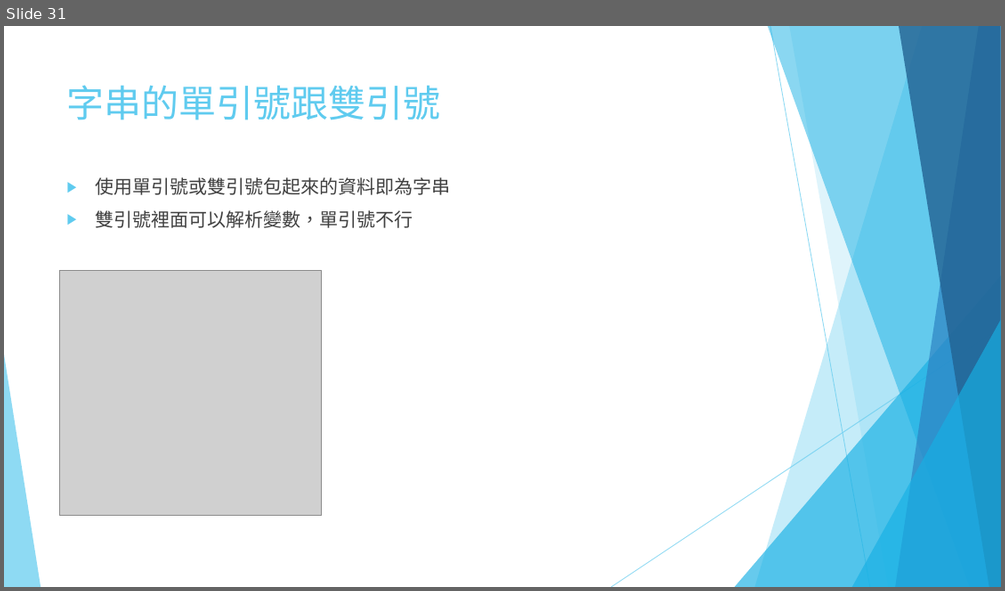
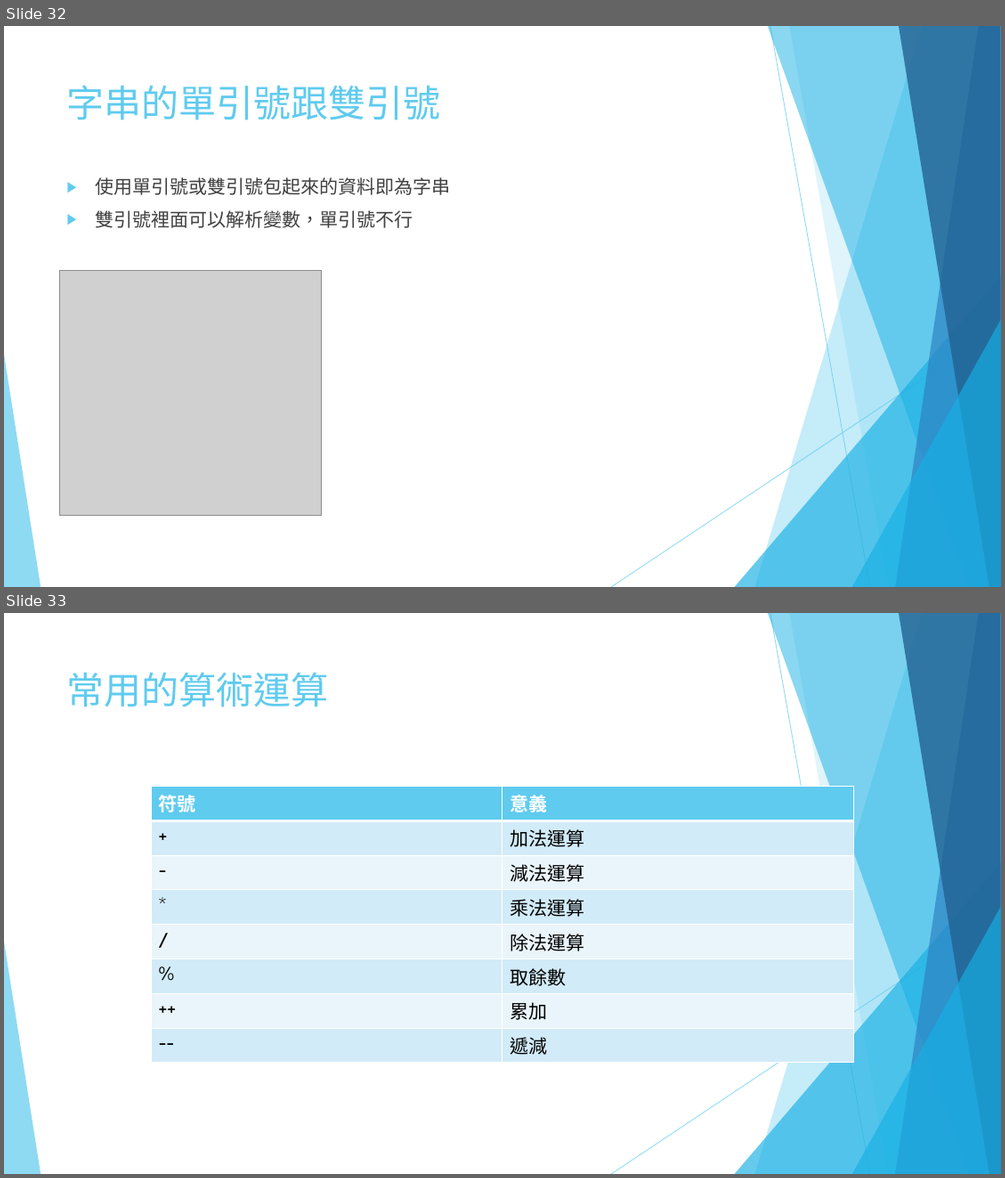
Before and after one commit to 10994015/phpmysqlppt, a slide deck: 01.pptx. Shown one above the other, each under a label of ours: slide 31 before the commit, slides 32 and 33 after it. The pictures are 1005x591 and 1005x1178 pixels, drawn with LibreOffice and Linux fonts; fonts in the diff are those of the drawing; grey boxes stand for pictures. Boxes give left, top, right and bottom in pixels: in the first picture for what was removed or moved away, otherwise in the second. Text is boxed around its words. In the diff, an @@ line names an element or a change of style, - is before the commit and + after.

```diff
--- a/01.pptx
+++ b/01.pptx
@@ slide 33 added at (4, 613, 1001, 1174), background #FFFFFF; not listed: 10 template elements that a slide beside it also shows @@
@@ title added at (67, 672, 329, 707), 36 pt, text #5FCBEF @@
+常用的算術運算
@@ table added at (152, 786, 854, 1058), 8 rows, 2 columns @@
+符號 | 意義
++ | 加法運算
+- | 減法運算
+* | 乘法運算
+/ | 除法運算
+% | 取餘數
+++ | 累加
+-- | 遞減
@@ what was slide 31 is now slide 32 @@
```
Also in this commit, not shown: 19 other slides added.
